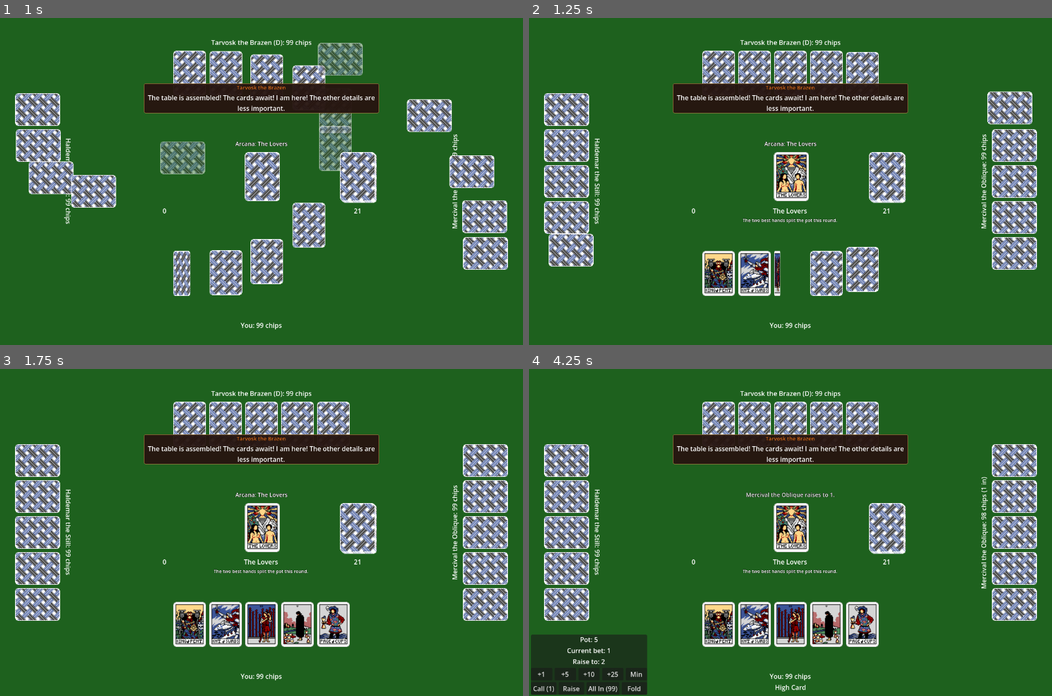
Above: before the commit, frames 1-4 (two rows, left to right).
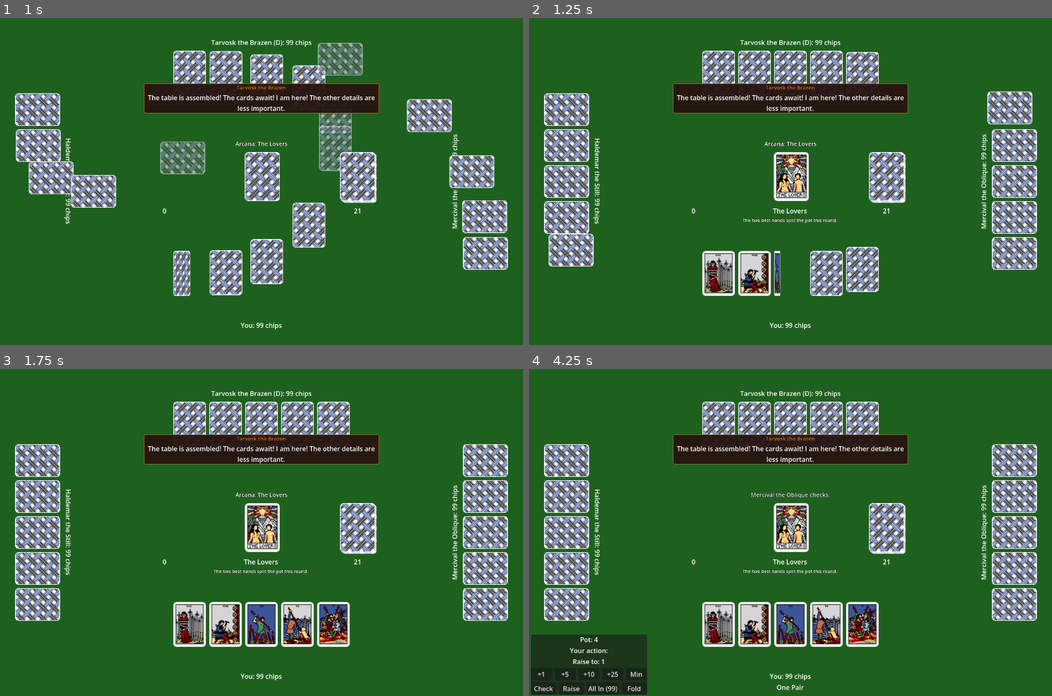
Above: after the commit, the same moments.

Repository: zenOfBass/Fortune
Game: Godot game, scene res://scenes/main_menu.tscn
Same seed, same stepped clock (60 frames per second), same inputs: the game is played once before the commit and once after it.
Inputs (mouse positions are in pixels of both pictures, inside the frame that each line leads up to):
- Up to frame 1 (1 s): click "Quick Play" at 0.5 s
- Up to frame 2 (1.25 s): no input
- Up to frame 3 (1.75 s): move the mouse to (188, 424) at 1.27 s; click (188, 424) at 1.42 s
- Up to frame 4 (4.25 s): tap Enter at 2 s; move the mouse to (753, 424) at 2.02 s; click (753, 424) at 2.17 s; move the mouse to (790, 424) at 2.77 s; click (790, 424) at 2.92 s; move the mouse to (827, 424) at 3.52 s; click (827, 424) at 3.67 s

Frame 1 is identical in both runs. In frame 2, 1.2% of the frame differs, in the area x 33-48%, y 72-84%; in frame 3, 2.7%; in frame 4, 3.3%, in the area x 0-88%, y 33-99%.

Commit message:
Fairness fixes: deck reshuffle, Fool wildcard, dialogue seating
Deck reshuffle:
- The deck was only ever shuffled once at game start, then rotated as a
  queue: returned hands push_front'd to the bottom, dealt cards popped
  from the top. After a few rounds the same hands recurred — the
  playtest log shows Tarvosk dealt the exact same 5 cards in rounds 16
  and 20, and another full 5-card hand passed from the human in round
  25 to Tarvosk in round 29. Now shuffle every round, not just when
  the deck is small enough to need a rebuild. This is also the most
  likely cause of the 'Tarvosk gets three of a kind constantly'
  feeling — without reshuffles, certain card clusters keep cycling
  back to whoever happens to draw at the right point.

Fool wildcard:
- _best_wild_score picked the highest rank NOT already in the hand,
  which broke duplication. With three 6s + wild it picked Ace and
  scored Three of a Kind instead of using the wild as a 4th 6 for
  Four of a Kind. Now iterates all 13 ranks per wild slot and takes
  the highest score. The straight-extension behavior the old logic
  optimized for still works — it's just not the only thing wild can do.

Dialogue seating:
- Dialogue bubbles were positioned by speaker_idx (1=top, 2=left,
  3=right), but in 3-player layouts ai1 (Tarvosk) sits on the LEFT
  and ai2 (Haldemar) sits on the RIGHT. So Tarvosk's bubble appeared
  at the top and Haldemar's appeared at the left, on top of Tarvosk's
  actual seat. Added _seat_for_speaker() that mirrors the placement
  done by _layout_ai_areas, and _reposition_dialogue keys off that.

Emperor double-animation:
- The display_sort_changed signal previously called set_hand, which
  rebuilt the card displays and replayed the deal animation. Added a
  resort(hand, sort_order) method on HandDisplay that tweens existing
  cards to their new positions in place.

Moon secret card position:
- The 8° rotation around the default top-left pivot pulled the bottom-
  left corner back over the rightmost hand card. Increased gap to 3×
  to clear it.

Diff:
--- a/scenes/hand_display.gd
+++ b/scenes/hand_display.gd
@@ -112,6 +112,27 @@
 			display.deal_from(deal_pos, new_slot * 0.10, true)
 			new_slot += 1
 
+# Re-orders existing cards to match a new sort_order, without recreating
+# them. Used when arcana like Emperor or Strength change the display sort
+# mid-round — cards don't change, only their positions do, so reusing
+# set_hand would trigger a second deal animation that looks like a bug.
+func resort(hand: Array, sort_order: Array[int]) -> void:
+	if get_child_count() == 0 or sort_order.is_empty():
+		return
+	var positions := _slot_positions(hand.size())
+	var by_index: Dictionary = {}
+	for child in get_children():
+		if child is CardDisplayGD:
+			by_index[child.card_index] = child
+	for display_pos in hand.size():
+		var orig_idx: int = sort_order[display_pos]
+		if not by_index.has(orig_idx):
+			continue
+		var card_disp: CardDisplayGD = by_index[orig_idx]
+		var t: Tween = card_disp.create_tween()
+		t.tween_property(card_disp, "position", positions[display_pos], 0.25) \
+			.set_ease(Tween.EASE_IN_OUT).set_trans(Tween.TRANS_CUBIC)
+
 func flip_card_at_index(idx: int, card: Card) -> void:
 	for child in get_children():
 		if child is CardDisplayGD and child.card_index == idx:
@@ -162,7 +183,9 @@
 	_moon_card.custom_minimum_size = Vector2(_CARD_W, _CARD_H)
 	_moon_card.stretch_mode = TextureRect.STRETCH_KEEP_ASPECT_CENTERED
 	_moon_card.expand_mode = TextureRect.EXPAND_KEEP_SIZE
-	_moon_card.position = Vector2(custom_minimum_size.x + _CARD_GAP, 0)
+	# 3× gap (not 1×) so the 8° rotation around the top-left pivot doesn't
+	# swing the bottom-left corner back over the last hand card.
+	_moon_card.position = Vector2(custom_minimum_size.x + _CARD_GAP * 3, 0)
 	_moon_card.rotation_degrees = 8.0
 	_moon_card.modulate = Color(0.7, 0.7, 1.0, 0.8)
 	add_child(_moon_card)
--- a/scenes/table.gd
+++ b/scenes/table.gd
@@ -789,28 +789,46 @@
 		3: return ai3_area
 	return null
 
+# Where the given AI speaker is visually seated — mirrors the placement done
+# by _layout_ai_areas. Used by dialogue positioning so each bubble appears
+# near the AI who's speaking.
+func _seat_for_speaker(speaker_idx: int) -> String:
+	var n := GameManager.players.size()
+	match n:
+		2:
+			return "top"
+		3:
+			if speaker_idx == 1: return "left"
+			if speaker_idx == 2: return "right"
+		4:
+			if speaker_idx == 1: return "top"
+			if speaker_idx == 2: return "left"
+			if speaker_idx == 3: return "right"
+	return "top"
+
 func _reposition_dialogue(speaker_idx: int) -> void:
-	# get_global_rect() is unreliable for all three AI areas (layout rects extend
-	# past viewport edges), so position directly from speaker_idx + fixed fractions.
+	# Position by the speaker's seat (top/left/right), not by speaker_idx —
+	# in 3-player layouts Tarvosk (idx 1) sits on the LEFT, not the top, and
+	# Haldemar (idx 2) sits on the RIGHT, not the left.
 	var vp := get_viewport_rect().size
 	var box_h := 70.0
 	var box_w: float
 	var left: float
 	var top: float
-	match speaker_idx:
-		1:  # Tarvosk — top-center
+	match _seat_for_speaker(speaker_idx):
+		"top":
 			box_w = vp.x * 0.45
 			left = (vp.x - box_w) * 0.5
 			top = vp.y * 0.20
-		2:  # Haldemar — left
+		"left":
 			box_w = vp.x * 0.35
 			left = vp.x * 0.09
 			top = vp.y * 0.52
-		3:  # Mercival — right
+		"right":
 			box_w = vp.x * 0.35
 			left = vp.x * 0.62
 			top = vp.y * 0.45
-		_:  # fallback
+		_:
 			box_w = vp.x * 0.40
 			left = (vp.x - box_w) * 0.5
 			top = vp.y * 0.60
@@ -873,8 +891,9 @@
 func _on_tell_read() -> void:
 	GameManager.game_log.emit("You read Tarvosk's tell.")
 
-# Strength/Emperor activated mid-round; rebuild the human's display order so
-# the sort matches the new rules. No flip SFX since cards aren't changing.
+# Strength/Emperor activated mid-round; slide existing cards into the new
+# display order without recreating them, so the player doesn't see a second
+# deal animation play on top of the first.
 func _on_display_sort_changed() -> void:
 	if not GameManager.active_players.has(GameManager.HUMAN_IDX):
 		return
@@ -886,7 +905,7 @@
 		GameManager.round_state.king_beats_ace,
 		GameManager.round_state.inverted_values
 	)
-	player_hand.set_hand(hand, true, sort_order)
+	player_hand.resort(hand, sort_order)
 	var opts := GameManager.round_state.eval_options()
 	var score := HandEvaluator.score(hand, opts["king_beats_ace"], opts["inverted_values"], opts["fool_active"])
 	hand_rank_label.text = HandEvaluator.hand_type_name(score)
--- a/scripts/game_manager.gd
+++ b/scripts/game_manager.gd
@@ -131,9 +131,12 @@
 	_reset_journal()
 	_human_journal["human_active"] = active_players.has(HUMAN_IDX)
 
+	# Rebuild from scratch when the deck is running low; otherwise the returned
+	# hands are still in there. Either way, shuffle every round — without it, the
+	# deck acts like a rotating queue and the same hands cycle back around.
 	if deck.size() < players.size() * 6:
 		deck.build()
-		deck.shuffle()
+	deck.shuffle()
 
 	pot = 0
 	round_num += 1
--- a/scripts/hand_evaluator.gd
+++ b/scripts/hand_evaluator.gd
@@ -117,32 +117,24 @@
 	return _pack(HIGH_CARD, sorted_cvals)
 
 
-# For each card position treated as wild, the wild takes the highest rank
-# (by comparison value under active modifiers) not already held in the other
-# four cards, plus whichever suit scores best. Returns the highest score found.
+# For each card position treated as wild, try every (rank, suit) combination
+# and take the highest score. The old "highest rank not already in the hand"
+# heuristic was correct for high-card-extending straights/flushes but broke
+# duplications — with three 6s and a wild, it picked Ace instead of a 6,
+# giving Three of a Kind instead of Four of a Kind.
 static func _best_wild_score(raw: Array[int], suits: Array[int], king_beats_ace: bool, inverted_values: bool) -> int:
 	var best: int = _score_raw(raw, suits, king_beats_ace, inverted_values)
-	var rank_order: Array[int] = [0, 2, 3, 4, 5, 6, 7, 8, 9, 10, 11, 12, 13, 14]
-	rank_order.sort_custom(func(a, b):
-		return _cmp(a, king_beats_ace, inverted_values) > _cmp(b, king_beats_ace, inverted_values))
+	var all_ranks: Array[int] = [0, 2, 3, 4, 5, 6, 7, 8, 9, 10, 11, 12, 13, 14]
 	for i in range(raw.size()):
-		var others: Dictionary = {}
-		for j in range(raw.size()):
-			if j != i:
-				others[raw[j]] = true
-		var wild_rank := -1
-		for r in rank_order:
-			if not others.has(r):
-				wild_rank = r
-				break
-		for s in range(4):
-			var test_raw := raw.duplicate()
-			var test_suits := suits.duplicate()
-			test_raw[i] = wild_rank
-			test_suits[i] = s
-			var candidate := _score_raw(test_raw, test_suits, king_beats_ace, inverted_values)
-			if candidate > best:
-				best = candidate
+		for r in all_ranks:
+			for s in range(4):
+				var test_raw := raw.duplicate()
+				var test_suits := suits.duplicate()
+				test_raw[i] = r
+				test_suits[i] = s
+				var candidate := _score_raw(test_raw, test_suits, king_beats_ace, inverted_values)
+				if candidate > best:
+					best = candidate
 	return best
 
 
